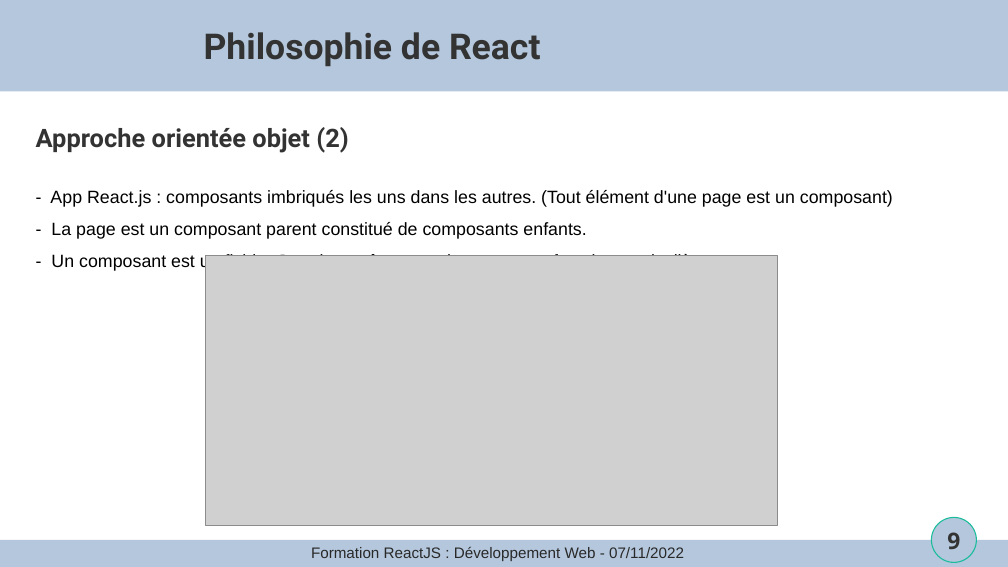
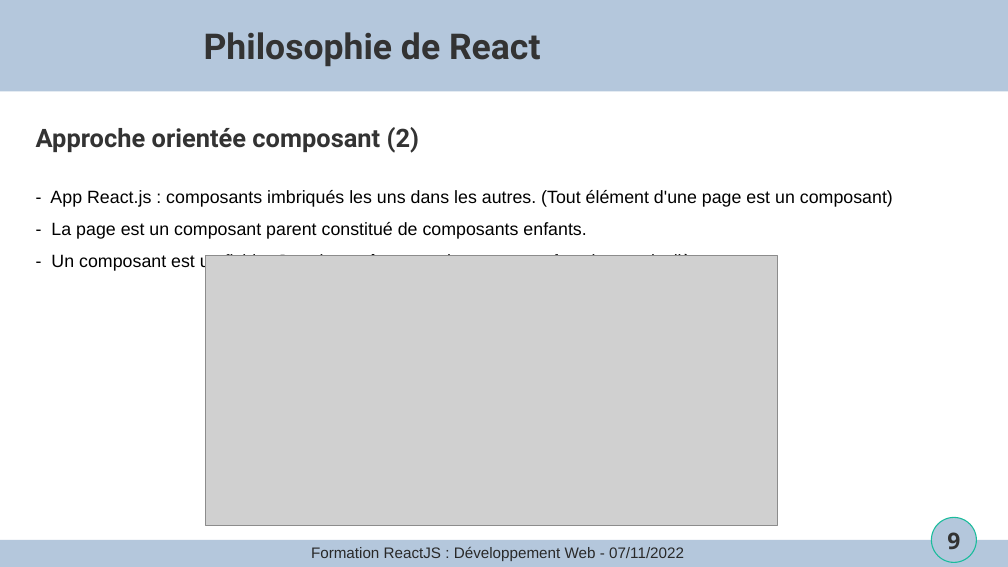
Before and after one commit to joselegitan/formation-react, a slide deck: slide 9 of cours.odp. Drawn at 1008x567 pixels with LibreOffice and Linux fonts; fonts in the diff are those of the drawing; grey boxes stand for pictures; background and template pictures are left out. Boxes give left, top, right and bottom in pixels: in the first picture for what was removed or moved away, otherwise in the second. Text is boxed around its words. In the diff, an @@ line names an element or a change of style, - is before the commit and + after.

```diff
--- a/cours.odp
+++ b/cours.odp
@@ text at (36,127,419,153): text changed @@
-Approche orientée objet (2)
+Approche orientée composant (2)
```
Also in this commit, not shown: 1 other slide changed, 4 other files.
